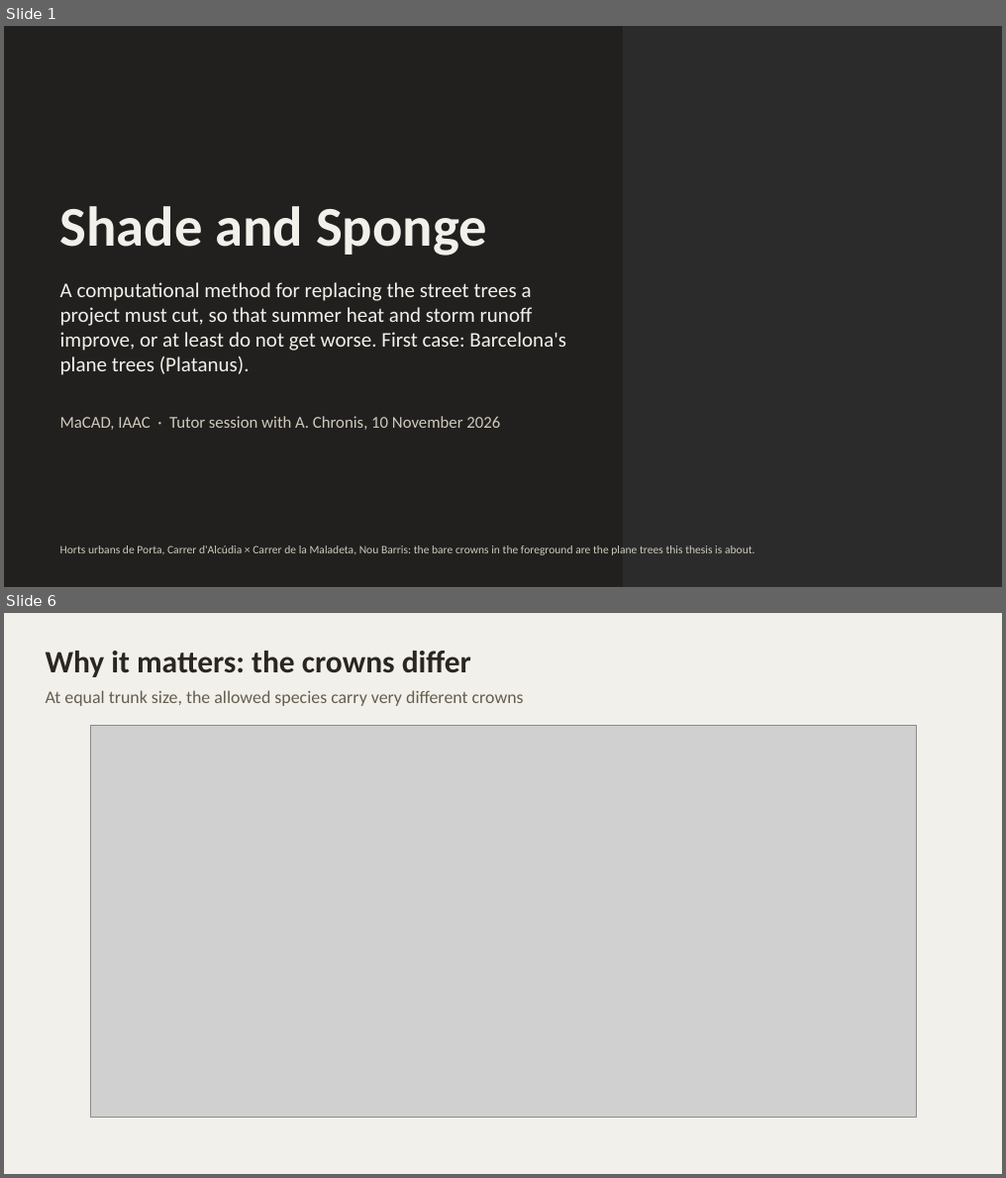
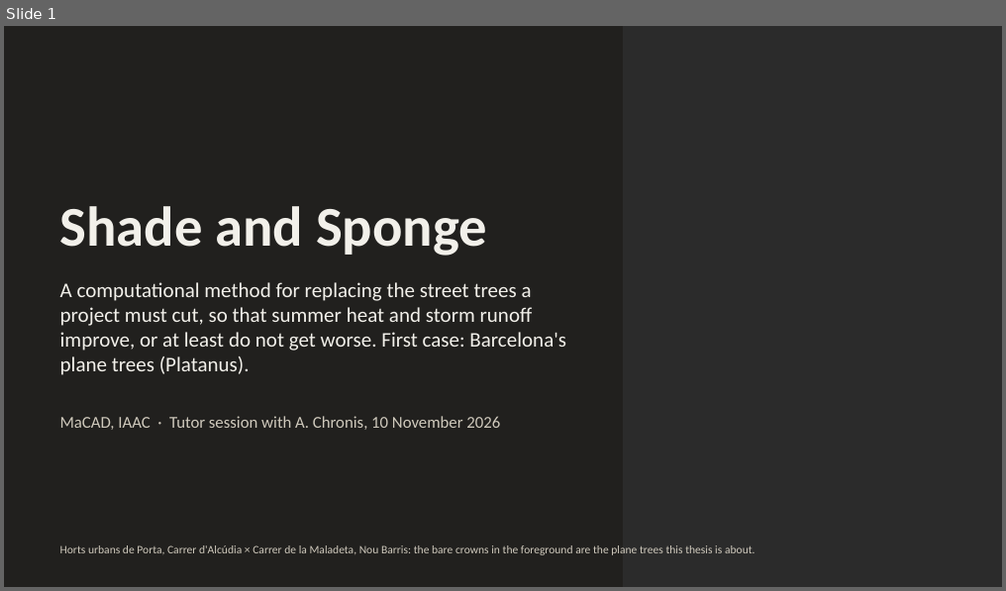
Before and after one commit to giofox96/shade-and-sponge, a slide deck: slides/shade_and_sponge_10nov_editable.pptx. Shown one above the other, each under a label of ours: slides 1 and 6 before the commit, slide 1 after it; the slides between them are not shown. The pictures are 1006x1178 and 1006x591 pixels, drawn with LibreOffice and Linux fonts; fonts in the diff are those of the drawing; grey boxes stand for pictures; background and template pictures are left out; a plain dark background stands for a picture behind light text. Boxes give left, top, right and bottom in pixels: in the first picture for what was removed or moved away, otherwise in the second. Text is boxed around its words. In the diff, an @@ line names an element or a change of style, - is before the commit and + after.

```diff
--- a/slides/shade_and_sponge_10nov_editable.pptx
+++ b/slides/shade_and_sponge_10nov_editable.pptx
@@ slide 6 removed at [4,613,1002,1174], background #F2F0EA @@
@@ text removed at [46,651,471,677] @@
-Why it matters: the crowns differ
@@ text removed at [46,690,524,706] @@
-At equal trunk size, the allowed species carry very different crowns
@@ picture removed at [90,725,916,1118] @@
```
Also in this commit, not shown: 23 slides changed, 3 slides added, 2 other slides removed, 3 other files.
